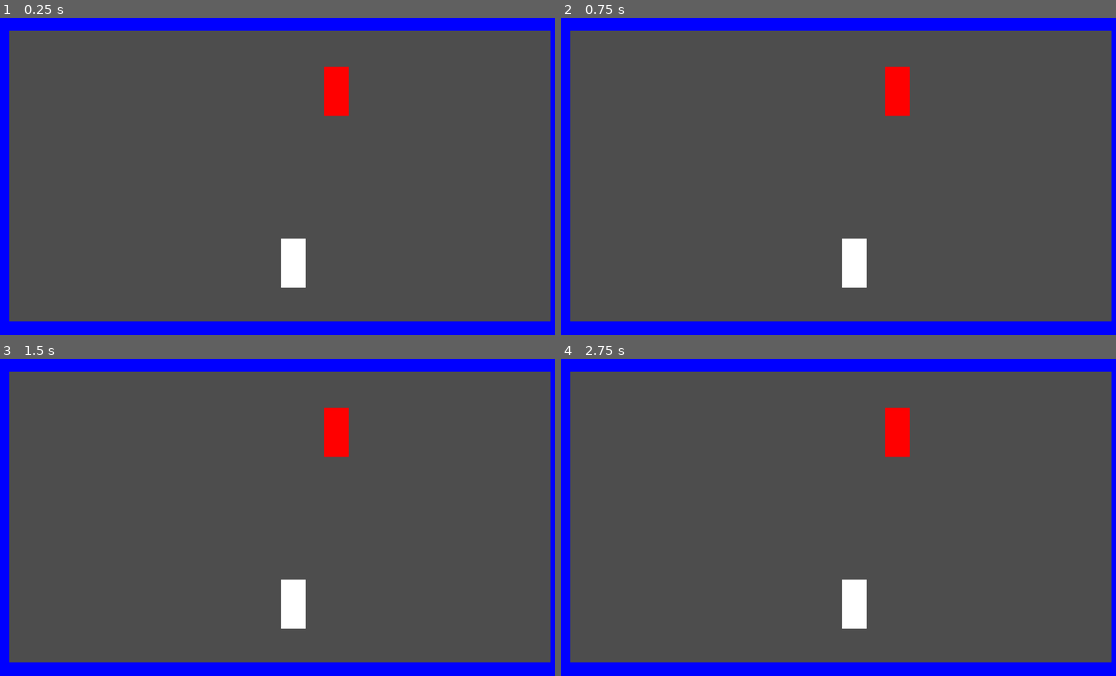
Above: before the commit, frames 1-4 (two rows, left to right).
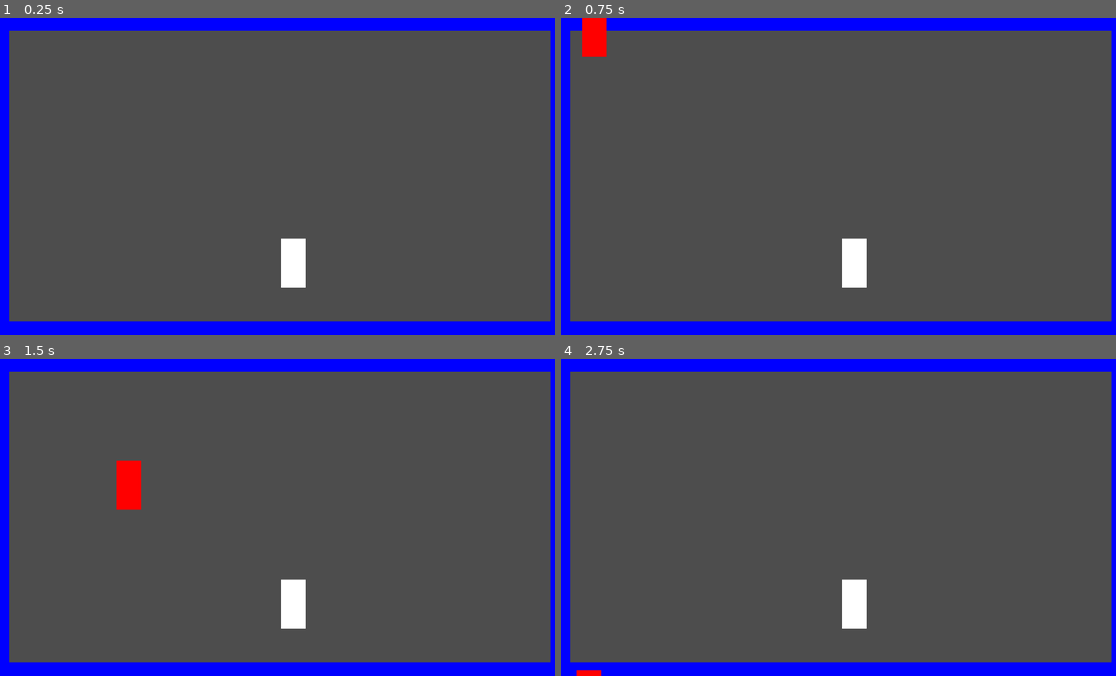
Above: after the commit, the same moments.

Repository: KDing0/GGJGodot
Game: Godot game, scene res://gamescene.tscn
Same seed, same stepped clock (60 frames per second), same inputs: the game is played once before the commit and once after it.
Inputs:
- Up to frame 1 (0.25 s): no input
- Up to frame 2 (0.75 s): tap Enter at 0.5 s
- Up to frame 3 (1.5 s): no input
- Up to frame 4 (2.75 s): no input

The runs differ from the first frame. In frame 1, 0.7% of the frame differs, in the area x 58-63%, y 15-31%; in frame 2, 1.2%; in frame 3, 1.4%, in the area x 20-63%, y 15-48%; in frame 4, 0.8%.

Commit message:
Added enemy moving functionality

Diff:
--- a/src/Enemy/Enemy.gd
+++ b/src/Enemy/Enemy.gd
@@ -1,6 +1,9 @@
-extends CharacterBody2D
+extends PathFollow2D
 
-@export var SPEED = 200.0
+@export var SPEED = 5.0
+
+func _process(delta):
+	progress_ratio += SPEED / 1000.0
 
 func _on_timer_timeout():
 	# shoot()
--- a/src/Enemy/enemy.tscn
+++ b/src/Enemy/enemy.tscn
@@ -9,16 +9,19 @@
 [sub_resource type="QuadMesh" id="QuadMesh_fsbxt"]
 size = Vector2(50, 100)
 
-[node name="enemy" type="CharacterBody2D"]
+[node name="Enemy" type="PathFollow2D"]
+rotates = false
+loop = false
+script = ExtResource("1_ul17h")
+
+[node name="Area2D" type="Area2D" parent="."]
 position = Vector2(-1, -2)
 collision_layer = 4
 collision_mask = 15
-motion_mode = 1
-script = ExtResource("1_ul17h")
 
-[node name="CollisionShape2D" type="CollisionShape2D" parent="."]
+[node name="CollisionShape2D" type="CollisionShape2D" parent="Area2D"]
 shape = SubResource("CapsuleShape2D_161ag")
 
-[node name="MeshInstance2D" type="MeshInstance2D" parent="."]
+[node name="MeshInstance2D" type="MeshInstance2D" parent="Area2D"]
 modulate = Color(1, 0, 0, 1)
 mesh = SubResource("QuadMesh_fsbxt")
--- a/src/gamescene.tscn
+++ b/src/gamescene.tscn
@@ -23,10 +23,13 @@
 
 [sub_resource type="QuadMesh" id="QuadMesh_q2dtn"]
 
+[sub_resource type="Curve2D" id="Curve2D_3sj47"]
+_data = {
+"points": PackedVector2Array(0, 0, 0, 0, -202, -121, -24.0416, -19.799, 24.0416, 19.799, 148, 85, -4.24264, -111.723, 4.24264, 111.723, 272, 324, 29.6985, -36.7695, -29.6985, 36.7695, 221, 559, 0, 0, 0, 0, -138, 836)
+}
+point_count = 5
+
 [node name="Node2D" type="Node2D"]
-
-[node name="enemy" parent="." instance=ExtResource("1_80436")]
-position = Vector2(685, 154)
 
 [node name="player" parent="." instance=ExtResource("2_uygfl")]
 position = Vector2(597, 505)
@@ -91,3 +94,11 @@
 position = Vector2(578, 647)
 scale = Vector2(1161.63, 45.5)
 mesh = SubResource("QuadMesh_q2dtn")
+
+[node name="EnemyPaths" type="Node2D" parent="."]
+
+[node name="Path2D" type="Path2D" parent="EnemyPaths"]
+curve = SubResource("Curve2D_3sj47")
+
+[node name="enemy" parent="EnemyPaths/Path2D" instance=ExtResource("1_80436")]
+position = Vector2(-202, -121)
Not shown: 1 places in src/gamescene.tscn that only renumber resources
